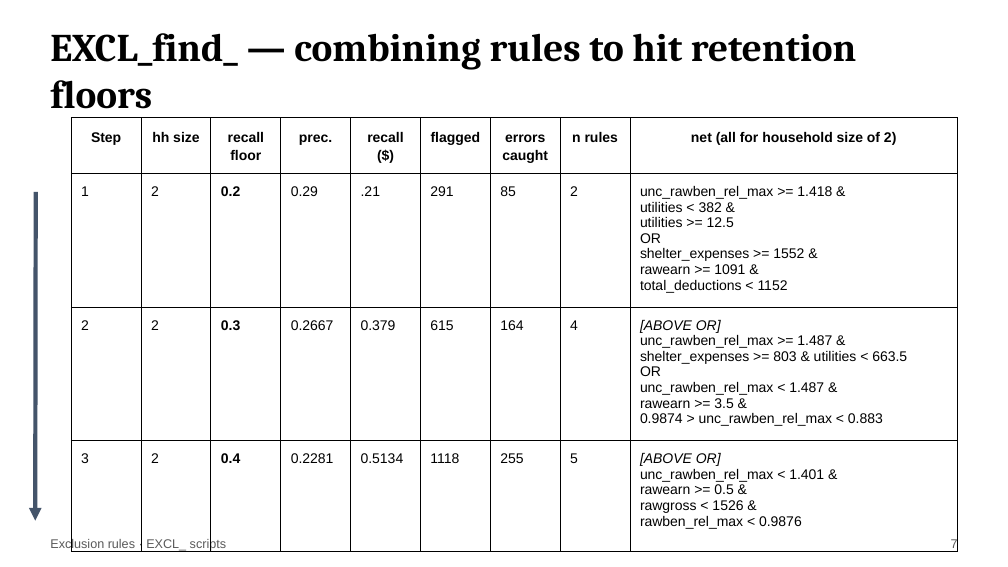
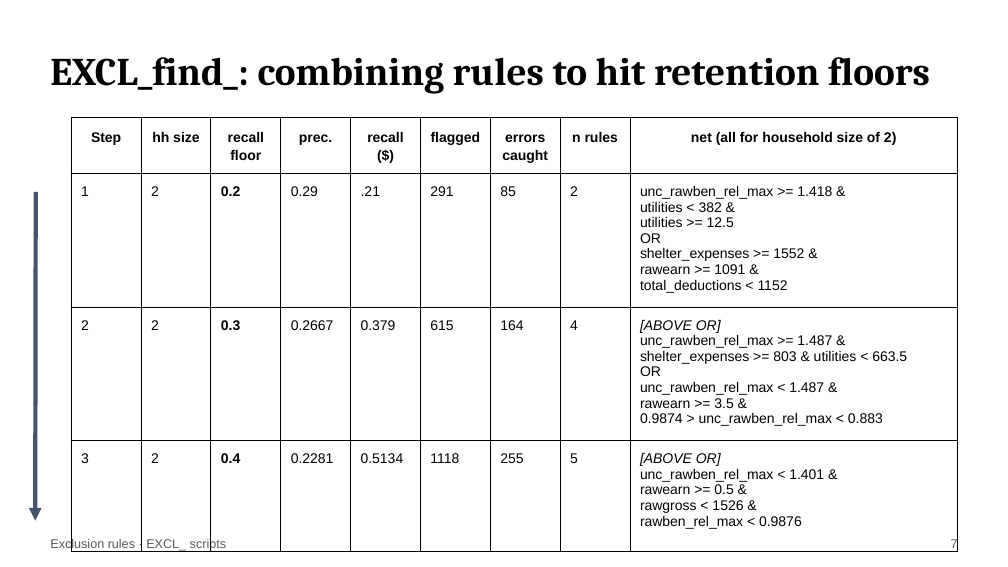
Before and after one commit to giannella/snap_qc, a slide deck: slide 7 of how_to_use_the_snap_qc_exclusion_rules_scripts.pptx. Drawn at 1008x567 pixels with LibreOffice and Linux fonts; fonts in the diff are those of the drawing. Boxes give left, top, right and bottom in pixels: in the first picture for what was removed or moved away, otherwise in the second. Text is boxed around its words. In the diff, an @@ line names an element or a change of style, - is before the commit and + after.

```diff
--- a/how_to_use_the_snap_qc_exclusion_rules_scripts.pptx
+++ b/how_to_use_the_snap_qc_exclusion_rules_scripts.pptx
@@ text at [50, 57, 930, 94]: text changed @@
-EXCL_find_ — combining rules to hit retention floors
+EXCL_find_: combining rules to hit retention floors
```
Also in this commit, not shown: 6 other slides changed, 5 other files.
